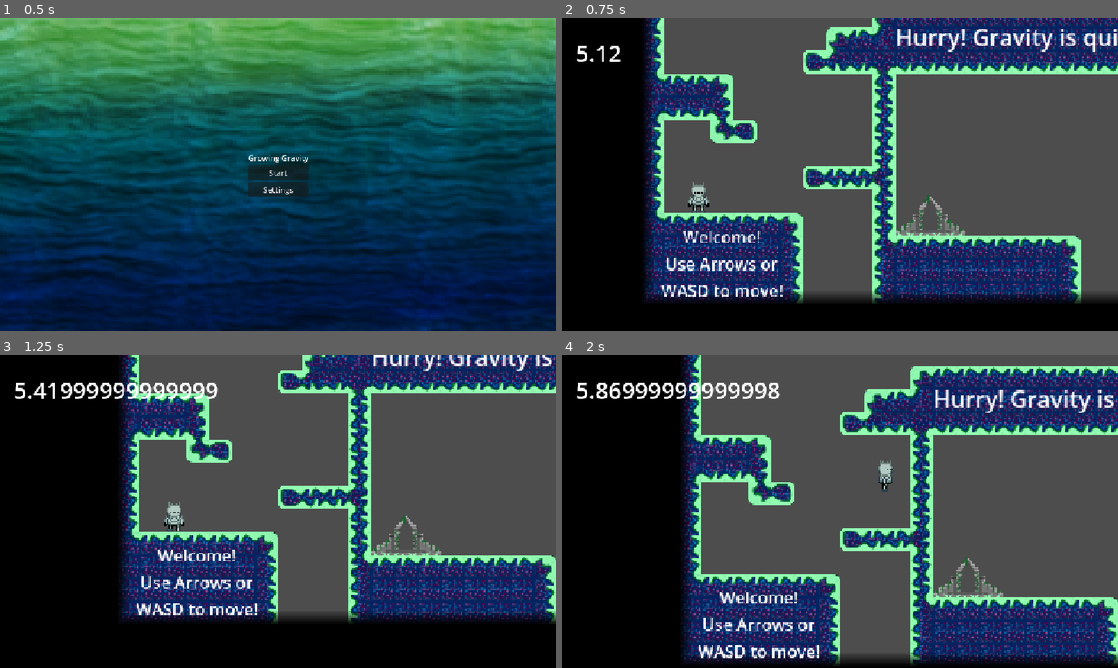
Above: before the commit, frames 1-4 (two rows, left to right).
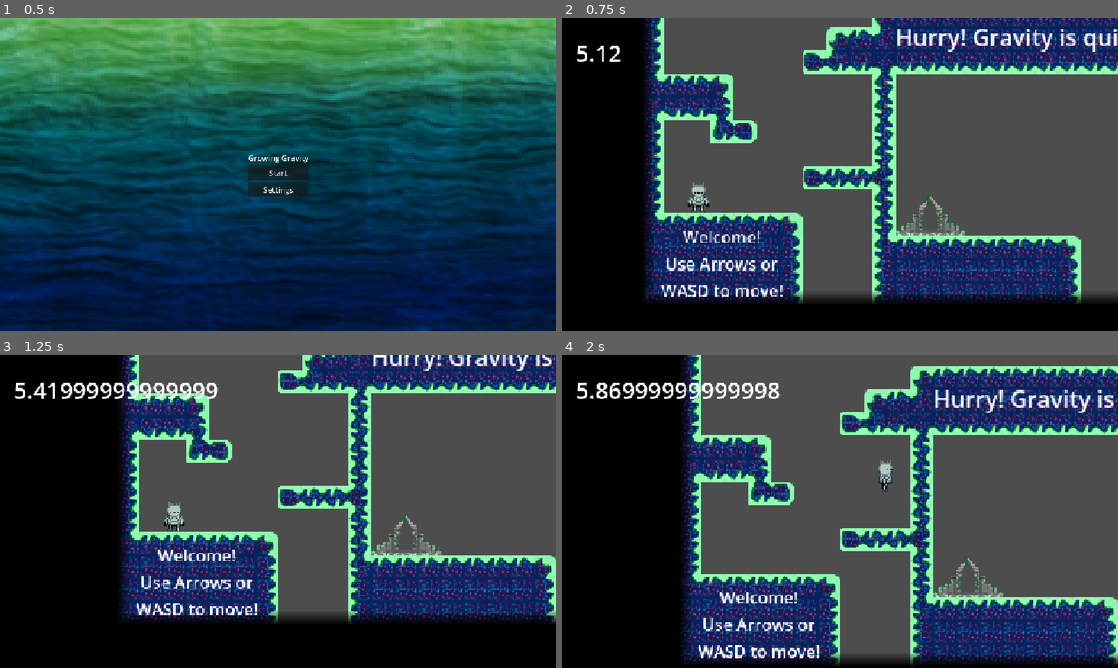
Above: after the commit, the same moments.

Repository: karelisso/R7L_fe
Game: Godot game, scene res://scenes/main_menu.tscn
The game is run twice, just before and just after one commit, with the same random seed, the same clock (stepped at 60 frames per second) and the same inputs. The engine's default icon, where the game draws it, is replaced by a stand-in: a white triangle on a blue panel in a dark square.
Inputs:
- Up to frame 1 (0.5 s): no input
- Up to frame 2 (0.75 s): click "Start" at 0.5 s
- Up to frame 3 (1.25 s): no input
- Up to frame 4 (2 s): hold Right (right) from 1.28 s (still down); hold V (pick) from 1.28 s (still down); tap Space (jump) at 1.52 s

Frame 1 is identical in both runs. In frame 2, 2.4% of the frame differs, in the area x 15-98%, y 0-92%; in frame 3, 2.4%; in frame 4, 2.5%, in the area x 22-100%, y 0-99%.

Commit message:
level 1 and 2 99% finished on my part

Diff:
--- a/levels/level_1.tscn
+++ b/levels/level_1.tscn
@@ -1,7 +1,7 @@
 [gd_scene format=4 uid="uid://ci06h2x38m6gg"]
 
 [ext_resource type="Script" uid="uid://jb7xpet1teh6" path="res://scripts/Level_code.gd" id="1_gwceb"]
-[ext_resource type="Texture2D" uid="uid://q0kwqa2a76m7" path="res://textures/tiles/FullSet.png" id="1_jirdo"]
+[ext_resource type="Texture2D" uid="uid://ghv1ugn2qv5m" path="res://textures/tiles/FullSetBlue.png" id="1_jirdo"]
 [ext_resource type="Texture2D" uid="uid://u1adird0gdup" path="res://textures/tiles/hatter_merged.png" id="2_btoec"]
 [ext_resource type="Texture2D" uid="uid://nyehhdlljlan" path="res://textures/tiles/Darkness.png" id="2_jirdo"]
 [ext_resource type="PackedScene" uid="uid://c6toiscbxbouq" path="res://scenes/spring.tscn" id="3_bt44k"]
@@ -189,7 +189,10 @@
 9:4/0 = 0
 9:4/0/physics_layer_0/polygon_0/points = PackedVector2Array(-8, -8, 8, -8, 8, 8, -8, 8)
 0:4/0 = 0
+0:4/0/physics_layer_0/polygon_0/points = PackedVector2Array(-8, -8, 8, -8, 8, 8, -8, 8)
 5:3/0 = 0
+4:4/0 = 0
+5:4/0 = 0
 
 [sub_resource type="TileSet" id="TileSet_jirdo"]
 physics_layer_0/collision_layer = 3
@@ -328,11 +331,10 @@
 
 [node name="TileMapLayer" type="TileMapLayer" parent="." unique_id=1906867127]
 z_index = -3
-tile_map_data = PackedByteArray("AAAMAAwAAAALAAUAAAAMAAsAAAALAAQAAAALAAwAAAAKAAUAAAANAAwAAAAMAAUAAAA=")
 tile_set = SubResource("TileSet_xrivr")
 
 [node name="TileMap" type="TileMapLayer" parent="." unique_id=1971003029]
-tile_map_data = PackedByteArray("AAAAAAIAAwACAAEAAAAAAAMAAwA …(3232 unchanged characters)… BAAAAAAAPAA4AAwABAAEAAAAPAA8AAwABAAEAAAA=")
+tile_map_data = PackedByteArray("AAAAAAIAAwACAAEAAAAAAAMAAwA …(3232 unchanged characters)… BAAAAAAAPAA4AAwABAAEAAAAPAA8AAwABAAEAAAAMAAsAAwAFAAIAAAAMAAwAAwAFAAMAAAALAAwAAwAEAAQAAAANAAwAAwAFAAQAAAA=")
 tile_set = SubResource("TileSet_jirdo")
 
 [node name="Hazards" type="TileMapLayer" parent="." unique_id=1739883776]
@@ -383,5 +385,5 @@
 
 [node name="Area2D" parent="." unique_id=1302724983 instance=ExtResource("9_3sk1a")]
 position = Vector2(200, 192)
-scale = Vector2(0.083961345, 1.5812675)
+scale = Vector2(0.085, 1.6)
 lvl = 1
--- a/levels/level_2.tscn
+++ b/levels/level_2.tscn
@@ -3,9 +3,10 @@
 [ext_resource type="Script" uid="uid://jb7xpet1teh6" path="res://scripts/Level_code.gd" id="1_pqqg8"]
 [ext_resource type="Script" uid="uid://bbncv5of74cje" path="res://scripts/player_spawn.gd" id="2_0srwa"]
 [ext_resource type="Texture2D" uid="uid://nyehhdlljlan" path="res://textures/tiles/Darkness.png" id="2_5722l"]
-[ext_resource type="Texture2D" uid="uid://y1wjvfxjjfp4" path="res://textures/tiles/FullSetBlue.png" id="3_0srwa"]
+[ext_resource type="Texture2D" uid="uid://ghv1ugn2qv5m" path="res://textures/tiles/FullSetBlue.png" id="3_0srwa"]
 [ext_resource type="PackedScene" uid="uid://c6toiscbxbouq" path="res://scenes/spring.tscn" id="3_ilhis"]
 [ext_resource type="Texture2D" uid="uid://blcd0v72x6123" path="res://textures/tiles/Hazards.png" id="5_5722l"]
+[ext_resource type="PackedScene" uid="uid://b3gpjh6md3bv1" path="res://scenes/warp.tscn" id="5_at1ld"]
 [ext_resource type="PackedScene" uid="uid://b4cvapkiw6lgx" path="res://scenes/death_area.tscn" id="7_ep78u"]
 
 [sub_resource type="RectangleShape2D" id="RectangleShape2D_v5uil"]
@@ -103,6 +104,10 @@
 8:4/0/physics_layer_0/polygon_0/points = PackedVector2Array(-8, -8, 8, -8, 8, 8, -8, 8)
 9:4/0 = 0
 9:4/0/physics_layer_0/polygon_0/points = PackedVector2Array(-8, -8, 8, -8, 8, 8, -8, 8)
+4:4/0 = 0
+5:4/0 = 0
+5:3/0 = 0
+5:2/0 = 0
 
 [sub_resource type="TileSet" id="TileSet_pqqg8"]
 physics_layer_0/collision_layer = 3
@@ -161,7 +166,7 @@
 position = Vector2(464, 0)
 
 [node name="TileMap" type="TileMapLayer" parent="." unique_id=389813112]
-tile_map_data = PackedByteArray("AAAeAAUAAAABAAAAAAAeAAYAAAA …(4240 unchanged characters)… AAAAAAAAOAPr/AAAAAAEAAAAOAPv/AAAAAAIAAAA=")
+tile_map_data = PackedByteArray("AAAeAAUAAAABAAAAAAAeAAYAAAA …(4240 unchanged characters)… AAAAAAAAOAPr/AAAAAAEAAAAOAPv/AAAAAAIAAAADAPb/AAAFAAIAAAADAPf/AAAFAAMAAAACAPf/AAAEAAQAAAAEAPf/AAAFAAQAAAA=")
 tile_set = SubResource("TileSet_pqqg8")
 
 [node name="Hazards" type="TileMapLayer" parent="." unique_id=882322007]
@@ -181,7 +186,16 @@
 text = "Hurry, Hurry!"
 horizontal_alignment = 1
 
-[node name="Label2" type="Label" parent="." unique_id=2041187279]
+[node name="Label2" type="Label" parent="." unique_id=965608510]
+offset_left = 192.0
+offset_top = 24.0
+offset_right = 336.0
+offset_bottom = 47.0
+scale = Vector2(0.7808851, 0.78253406)
+text = "Spikes will kill you!"
+horizontal_alignment = 1
+
+[node name="Label3" type="Label" parent="." unique_id=2041187279]
 offset_left = 447.99997
 offset_top = 24.0
 offset_right = 615.0
@@ -242,3 +256,8 @@
 [node name="DeathArea13" parent="." unique_id=992653935 instance=ExtResource("7_ep78u")]
 position = Vector2(424, 72)
 scale = Vector2(0.275, 0.44)
+
+[node name="Area2D" parent="." unique_id=1302724983 instance=ExtResource("5_at1ld")]
+position = Vector2(56, -144)
+scale = Vector2(0.085, 1.6)
+lvl = 2
Binary file changed: textures/tiles/FullSetBlue.png
Not shown, changed: textures/tiles/FullSetBlue.png.import
